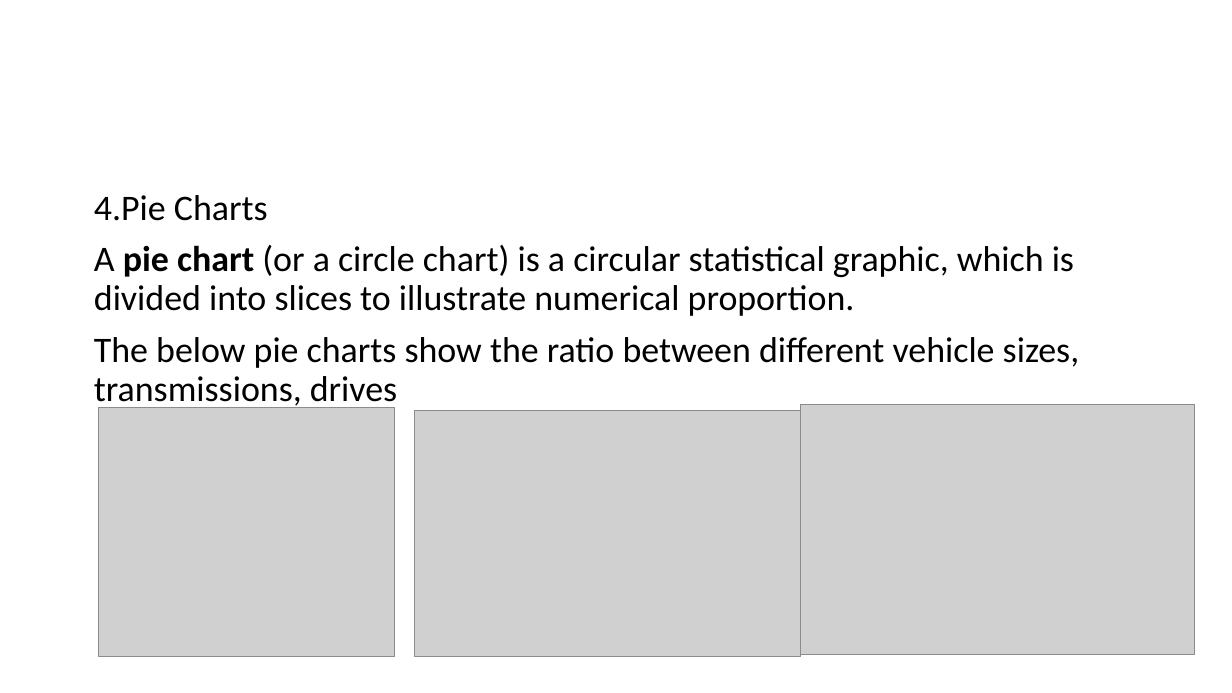
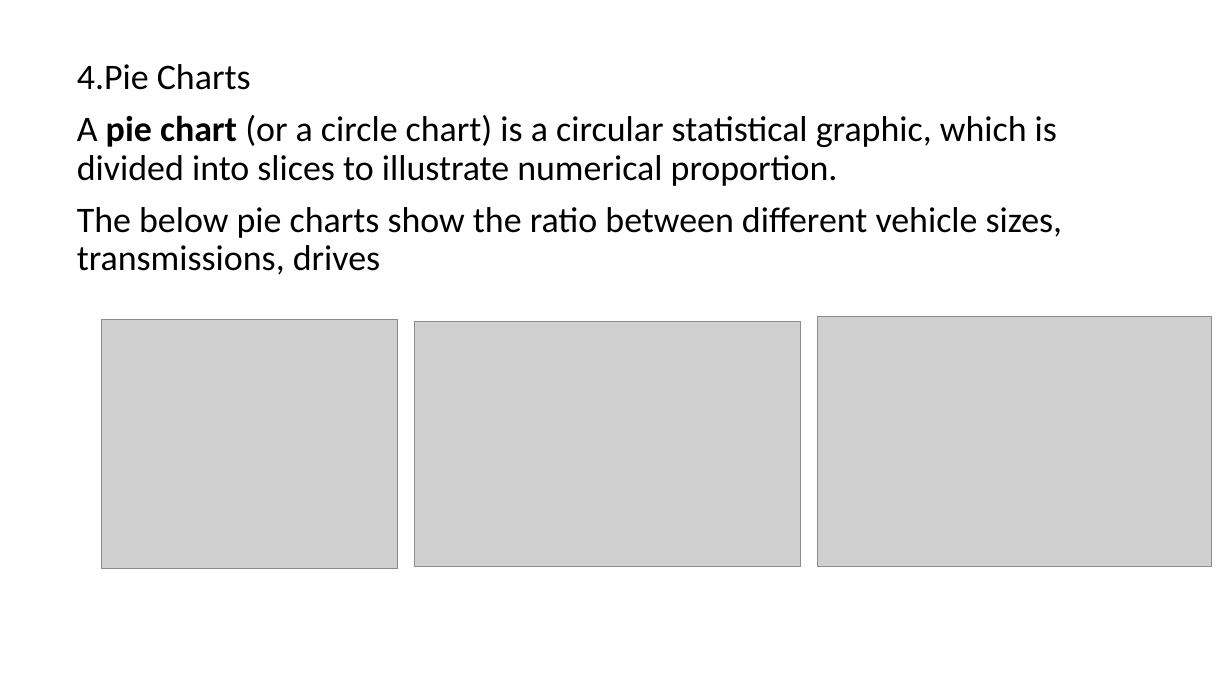
Before and after one commit to mohitgaggar/IDSproject, a slide deck: slide 14 of IDS.pptx (slide 15 before the commit). Drawn at 1232x693 pixels with LibreOffice and Linux fonts; fonts in the diff are those of the drawing; grey boxes stand for pictures. Boxes give left, top, right and bottom in pixels: in the first picture for what was removed or moved away, otherwise in the second. Text is boxed around its words. In the diff, an @@ line names an element or a change of style, - is before the commit and + after.

```diff
--- a/IDS.pptx
+++ b/IDS.pptx
@@ text "4.Pie Charts" rewrapped from [94, 195, 1080, 410] to [77, 64, 1063, 275] @@
@@ picture: place and size @@
-picture at [99, 408, 395, 657]
+picture at [102, 320, 397, 569]
@@ picture: place and size @@
-picture at [415, 411, 800, 657]
+picture at [415, 322, 800, 567]
@@ picture: place and size @@
-picture at [800, 405, 1194, 655]
+picture at [818, 317, 1212, 567]
```
Also in this commit, not shown: 8 other slides changed, 1 slide removed.
